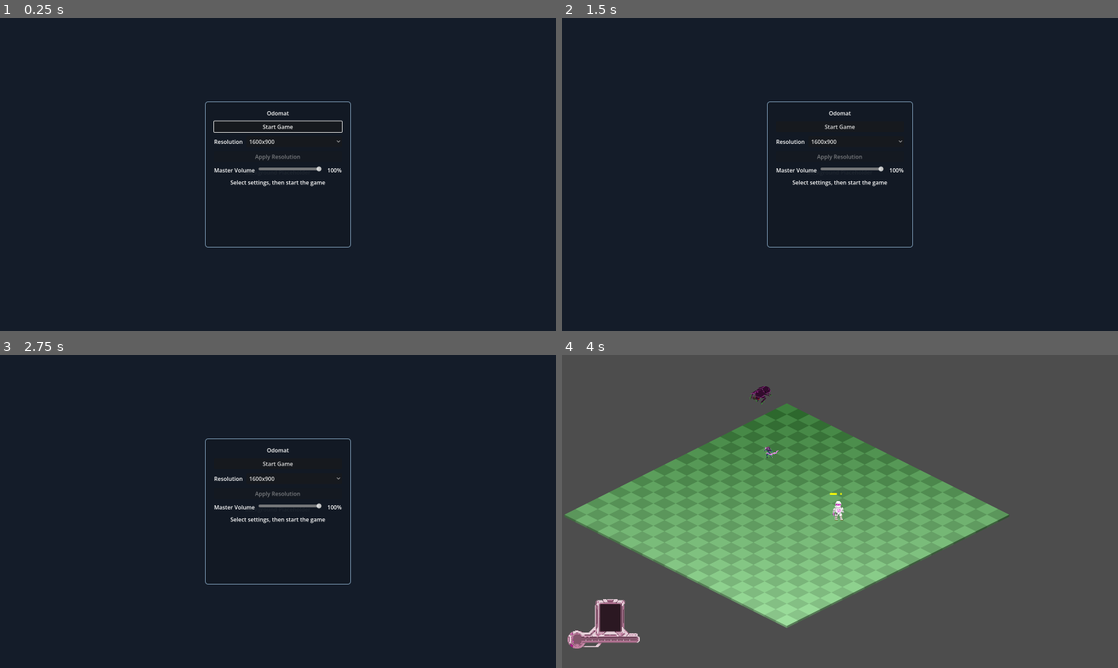
Above: before the commit, frames 1-4 (two rows, left to right).
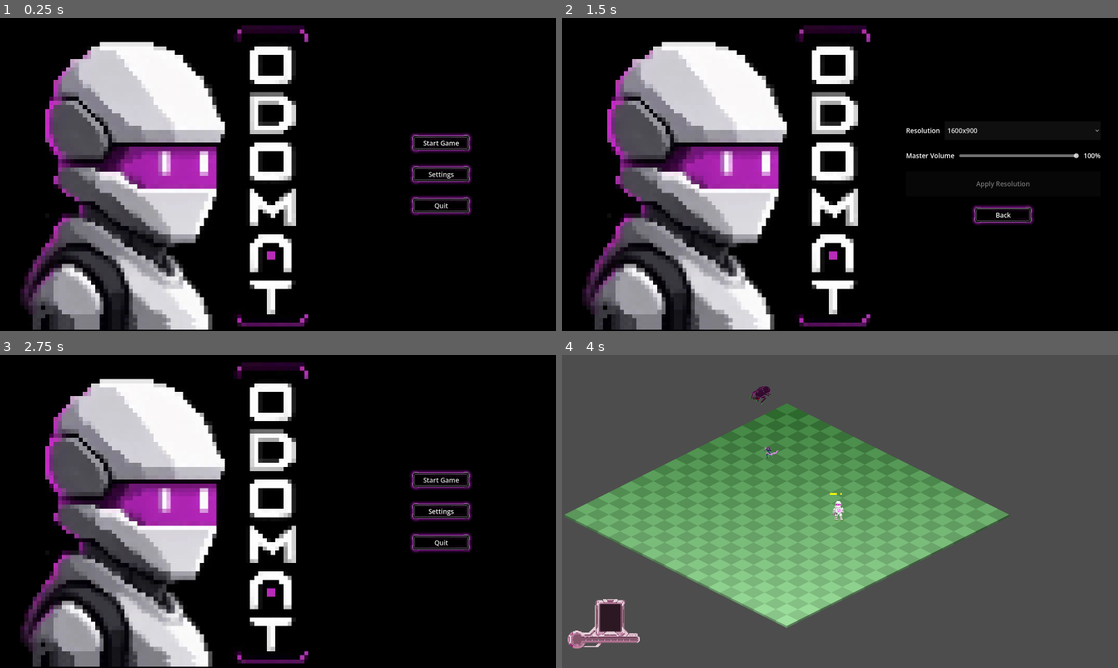
Above: after the commit, the same moments.

Repository: NoeRoberties/Odomat
Game: Godot game, scene res://Scenes/UI/MainMenu/MainMenu.tscn
Same seed, same stepped clock (60 frames per second), same inputs: the game is played once before the commit and once after it.
Inputs (mouse positions are in pixels of both pictures, inside the frame that each line leads up to):
- Up to frame 1 (0.25 s): no input
- Up to frame 2 (1.5 s): click (856, 143) at 0.5 s, where only the run before the commit has a clickable "1600x900"; click (1001, 174) at 1.25 s, where only the run after the commit has a clickable "Settings"
- Up to frame 3 (2.75 s): click (439, 552) at 2 s, where only the run after the commit has a clickable "Back"
- Up to frame 4 (4 s): click "Start Game" at 2.75 s; tap Enter at 3.5 s; move the mouse to (962, 495) at 3.52 s; hold D (move_right) from 3.53 s (still down); hold Shift (dash) from 3.53 s (still down)

The runs differ from the first frame. In frame 1, 97% of the frame differs, in the area x 0-100%, y 0-100%; in frame 2, 97%; in frame 3, 97%; in frame 4, nothing differs.

Commit message:
[ADD] working main menu + [ADD] sprites for main menu the main menu permit to start the game edit the settings (resolution, volume) and quit the game

Diff:
--- a/godot-project/odomat/Scenes/UI/InGameMenu/InGameMenu.tscn
+++ b/godot-project/odomat/Scenes/UI/InGameMenu/InGameMenu.tscn
@@ -100,6 +100,11 @@
 custom_minimum_size = Vector2(48, 0)
 horizontal_alignment = 2
 
+[node name="EscapeGameButton" type="Button" parent="CenterContainer/PanelContainer/MarginContainer/VBoxContainer"]
+unique_name_in_owner = true
+layout_mode = 2
+text = "Escape Game"
+
 [node name="Hint" type="Label" parent="CenterContainer/PanelContainer/MarginContainer/VBoxContainer"]
 layout_mode = 2
 text = "Press Esc to close"
@@ -108,3 +113,4 @@
 [connection signal="item_selected" from="CenterContainer/PanelContainer/MarginContainer/VBoxContainer/ResolutionRow/ResolutionSelector" to="." method="_on_resolution_selector_item_selected"]
 [connection signal="pressed" from="CenterContainer/PanelContainer/MarginContainer/VBoxContainer/ApplyResolutionButton" to="." method="_on_apply_resolution_button_pressed"]
 [connection signal="value_changed" from="CenterContainer/PanelContainer/MarginContainer/VBoxContainer/VolumeRow/VolumeSlider" to="." method="_on_volume_slider_value_changed"]
+[connection signal="pressed" from="CenterContainer/PanelContainer/MarginContainer/VBoxContainer/EscapeGameButton" to="." method="_on_escape_game_button_pressed"]
--- a/godot-project/odomat/Scenes/UI/MainMenu/MainMenu.tscn
+++ b/godot-project/odomat/Scenes/UI/MainMenu/MainMenu.tscn
@@ -1,128 +1,135 @@
-[gd_scene format=3]
+[gd_scene format=3 uid="uid://vm2c1gq655iw"]
 
-[ext_resource type="Script" path="res://Scripts/UI/MainMenu/main_menu.gd" id="1_h2k81"]
+[ext_resource type="Script" uid="uid://dydbtwpr6lfvj" path="res://Scripts/UI/MainMenu/main_menu.gd" id="1_h2k81"]
+[ext_resource type="Texture2D" uid="uid://bl4vcs2a2m2iy" path="res://Assets/HUD_UI/Wallpaper_black_HD.png" id="2_7rqq1"]
+[ext_resource type="Texture2D" uid="uid://b2aegowjc3v0g" path="res://Assets/HUD_UI/main_menu_button_neon.png" id="3_ehq06"]
 
-[sub_resource type="StyleBoxFlat" id="StyleBoxFlat_panel"]
-bg_color = Color(0.07, 0.1, 0.14, 0.95)
-
-border_width_left = 2
-border_width_top = 2
-border_width_right = 2
-border_width_bottom = 2
-border_color = Color(0.45, 0.56, 0.66, 1)
-corner_radius_top_left = 8
-corner_radius_top_right = 8
-corner_radius_bottom_right = 8
-corner_radius_bottom_left = 8
-
-[node name="MainMenu" type="CanvasLayer"]
+[node name="MainMenu" type="CanvasLayer" unique_id=24892261]
 process_mode = 3
 script = ExtResource("1_h2k81")
 
-[node name="Background" type="ColorRect" parent="."]
-anchors_preset = 15
+[node name="TextureRect" type="TextureRect" parent="." unique_id=1434736403]
+offset_right = 40.0
+offset_bottom = 40.0
+scale = Vector2(0.83, 0.83)
+texture = ExtResource("2_7rqq1")
+
+[node name="MainVBoxContainer" type="VBoxContainer" parent="." unique_id=1728207783]
+unique_name_in_owner = true
+anchors_preset = 11
+anchor_left = 1.0
 anchor_right = 1.0
 anchor_bottom = 1.0
-grow_horizontal = 2
+offset_left = -600.0
+offset_top = 3.0
+offset_right = -30.0
+offset_bottom = 3.0
+grow_horizontal = 0
 grow_vertical = 2
-color = Color(0.08, 0.11, 0.16, 1)
+theme_override_constants/separation = 20
+alignment = 1
 
-[node name="BackgroundPlaceholder" type="Label" parent="Background"]
-anchors_preset = 8
-anchor_left = 0.5
-anchor_top = 0.5
-anchor_right = 0.5
-anchor_bottom = 0.5
-offset_left = -160.0
-offset_top = -18.0
-offset_right = 160.0
-offset_bottom = 18.0
-grow_horizontal = 2
-grow_vertical = 2
-text = "Background Placeholder"
-horizontal_alignment = 1
-
-[node name="CenterContainer" type="CenterContainer" parent="."]
-anchors_preset = 15
-anchor_right = 1.0
-anchor_bottom = 1.0
-grow_horizontal = 2
-grow_vertical = 2
-
-[node name="PanelContainer" type="PanelContainer" parent="CenterContainer"]
-custom_minimum_size = Vector2(420, 420)
-layout_mode = 2
-theme_override_styles/panel = SubResource("StyleBoxFlat_panel")
-
-[node name="MarginContainer" type="MarginContainer" parent="CenterContainer/PanelContainer"]
-layout_mode = 2
-theme_override_constants/margin_left = 24
-theme_override_constants/margin_top = 20
-theme_override_constants/margin_right = 24
-theme_override_constants/margin_bottom = 20
-
-[node name="VBoxContainer" type="VBoxContainer" parent="CenterContainer/PanelContainer/MarginContainer"]
-layout_mode = 2
-theme_override_constants/separation = 12
-
-[node name="Title" type="Label" parent="CenterContainer/PanelContainer/MarginContainer/VBoxContainer"]
-layout_mode = 2
-text = "Odomat"
-horizontal_alignment = 1
-
-[node name="StartGameButton" type="Button" parent="CenterContainer/PanelContainer/MarginContainer/VBoxContainer"]
+[node name="StartGameButton" type="Button" parent="MainVBoxContainer" unique_id=1062637175]
 unique_name_in_owner = true
 layout_mode = 2
 text = "Start Game"
+icon = ExtResource("3_ehq06")
+flat = true
+clip_text = true
+icon_alignment = 1
+expand_icon = true
 
-[node name="ResolutionRow" type="HBoxContainer" parent="CenterContainer/PanelContainer/MarginContainer/VBoxContainer"]
+[node name="SettingsButton" type="Button" parent="MainVBoxContainer" unique_id=1062637176]
+unique_name_in_owner = true
+layout_mode = 2
+text = "Settings"
+icon = ExtResource("3_ehq06")
+flat = true
+clip_text = true
+icon_alignment = 1
+expand_icon = true
+
+[node name="QuitButton" type="Button" parent="MainVBoxContainer" unique_id=1062637177]
+unique_name_in_owner = true
+layout_mode = 2
+text = "Quit"
+icon = ExtResource("3_ehq06")
+flat = true
+clip_text = true
+icon_alignment = 1
+expand_icon = true
+
+[node name="SettingVBoxContainer" type="VBoxContainer" parent="." unique_id=2001513724]
+unique_name_in_owner = true
+visible = false
+anchors_preset = 11
+anchor_left = 1.0
+anchor_right = 1.0
+anchor_bottom = 1.0
+offset_left = -600.0
+offset_right = -30.0
+grow_horizontal = 0
+grow_vertical = 2
+theme_override_constants/separation = 20
+alignment = 1
+
+[node name="ResolutionRow" type="HBoxContainer" parent="SettingVBoxContainer" unique_id=1873603549]
+unique_name_in_owner = true
 layout_mode = 2
 theme_override_constants/separation = 10
 
-[node name="ResolutionLabel" type="Label" parent="CenterContainer/PanelContainer/MarginContainer/VBoxContainer/ResolutionRow"]
+[node name="ResolutionLabel" type="Label" parent="SettingVBoxContainer/ResolutionRow" unique_id=1902248284]
+unique_name_in_owner = true
 layout_mode = 2
 text = "Resolution"
 
-[node name="ResolutionSelector" type="OptionButton" parent="CenterContainer/PanelContainer/MarginContainer/VBoxContainer/ResolutionRow"]
+[node name="ResolutionSelector" type="OptionButton" parent="SettingVBoxContainer/ResolutionRow" unique_id=47365865]
 unique_name_in_owner = true
 layout_mode = 2
 size_flags_horizontal = 3
 
-[node name="ApplyResolutionButton" type="Button" parent="CenterContainer/PanelContainer/MarginContainer/VBoxContainer"]
+[node name="VolumeRow" type="HBoxContainer" parent="SettingVBoxContainer" unique_id=1205930323]
+unique_name_in_owner = true
+layout_mode = 2
+theme_override_constants/separation = 10
+
+[node name="VolumeLabel" type="Label" parent="SettingVBoxContainer/VolumeRow" unique_id=1596164941]
+unique_name_in_owner = true
+layout_mode = 2
+text = "Master Volume"
+
+[node name="VolumeSlider" type="HSlider" parent="SettingVBoxContainer/VolumeRow" unique_id=819721830]
+unique_name_in_owner = true
+layout_mode = 2
+size_flags_horizontal = 3
+value = 100.0
+
+[node name="VolumeValueLabel" type="Label" parent="SettingVBoxContainer/VolumeRow" unique_id=767953072]
+unique_name_in_owner = true
+custom_minimum_size = Vector2(48, 0)
+layout_mode = 2
+text = "100%"
+horizontal_alignment = 2
+
+[node name="ApplyResolutionButton" type="Button" parent="SettingVBoxContainer" unique_id=652907887]
 unique_name_in_owner = true
 layout_mode = 2
 text = "Apply Resolution"
 
-[node name="VolumeRow" type="HBoxContainer" parent="CenterContainer/PanelContainer/MarginContainer/VBoxContainer"]
-layout_mode = 2
-theme_override_constants/separation = 10
-
-[node name="VolumeLabel" type="Label" parent="CenterContainer/PanelContainer/MarginContainer/VBoxContainer/VolumeRow"]
-layout_mode = 2
-text = "Master Volume"
-
-[node name="VolumeSlider" type="HSlider" parent="CenterContainer/PanelContainer/MarginContainer/VBoxContainer/VolumeRow"]
+[node name="BackButton" type="Button" parent="SettingVBoxContainer" unique_id=1062637178]
 unique_name_in_owner = true
 layout_mode = 2
-size_flags_horizontal = 3
-min_value = 0.0
-max_value = 100.0
-step = 1.0
-value = 100.0
+text = "Back"
+icon = ExtResource("3_ehq06")
+flat = true
+clip_text = true
+icon_alignment = 1
+expand_icon = true
 
-[node name="VolumeValueLabel" type="Label" parent="CenterContainer/PanelContainer/MarginContainer/VBoxContainer/VolumeRow"]
-unique_name_in_owner = true
-layout_mode = 2
-text = "100%"
-custom_minimum_size = Vector2(48, 0)
-horizontal_alignment = 2
-
-[node name="Hint" type="Label" parent="CenterContainer/PanelContainer/MarginContainer/VBoxContainer"]
-layout_mode = 2
-text = "Select settings, then start the game"
-horizontal_alignment = 1
-
-[connection signal="pressed" from="CenterContainer/PanelContainer/MarginContainer/VBoxContainer/StartGameButton" to="." method="_on_start_game_button_pressed"]
-[connection signal="item_selected" from="CenterContainer/PanelContainer/MarginContainer/VBoxContainer/ResolutionRow/ResolutionSelector" to="." method="_on_resolution_selector_item_selected"]
-[connection signal="pressed" from="CenterContainer/PanelContainer/MarginContainer/VBoxContainer/ApplyResolutionButton" to="." method="_on_apply_resolution_button_pressed"]
-[connection signal="value_changed" from="CenterContainer/PanelContainer/MarginContainer/VBoxContainer/VolumeRow/VolumeSlider" to="." method="_on_volume_slider_value_changed"]
+[connection signal="pressed" from="MainVBoxContainer/StartGameButton" to="." method="_on_start_game_button_pressed"]
+[connection signal="pressed" from="MainVBoxContainer/SettingsButton" to="." method="_on_settings_button_pressed"]
+[connection signal="pressed" from="MainVBoxContainer/QuitButton" to="." method="_on_quit_button_pressed"]
+[connection signal="item_selected" from="SettingVBoxContainer/ResolutionRow/ResolutionSelector" to="." method="_on_resolution_selector_item_selected"]
+[connection signal="value_changed" from="SettingVBoxContainer/VolumeRow/VolumeSlider" to="." method="_on_volume_slider_value_changed"]
+[connection signal="pressed" from="SettingVBoxContainer/ApplyResolutionButton" to="." method="_on_apply_resolution_button_pressed"]
+[connection signal="pressed" from="SettingVBoxContainer/BackButton" to="." method="_on_back_button_pressed"]
--- a/godot-project/odomat/Scripts/UI/InGameMenu/in_game_menu.gd
+++ b/godot-project/odomat/Scripts/UI/InGameMenu/in_game_menu.gd
@@ -1,5 +1,6 @@
 extends CanvasLayer
 
+const MAIN_MENU_SCENE_PATH := "res://Scenes/UI/MainMenu/MainMenu.tscn"
 const SUPPORTED_RESOLUTIONS: Array[Vector2i] = [
 	Vector2i(1280, 720),
 	Vector2i(1366, 768),
@@ -101,5 +102,6 @@
 	_volume_value_label.text = "%d%%" % int(round(clamped_value))
 
 
-func _on_button_two_pressed() -> void:
-	pass
+func _on_escape_game_button_pressed() -> void:
+	GameState.current_state = GameState.GameState.MENU
+	get_tree().change_scene_to_file(MAIN_MENU_SCENE_PATH)
--- a/godot-project/odomat/Scripts/UI/MainMenu/main_menu.gd
+++ b/godot-project/odomat/Scripts/UI/MainMenu/main_menu.gd
@@ -8,11 +8,21 @@
 	Vector2i(1920, 1080),
 ]
 
+@onready var _texture_rect: TextureRect = $TextureRect
 @onready var _start_button: Button = %StartGameButton
+@onready var _settings_button: Button = %SettingsButton
+@onready var _quit_button: Button = %QuitButton
+@onready var _back_button: Button = %BackButton
 @onready var _resolution_selector: OptionButton = %ResolutionSelector
 @onready var _apply_button: Button = %ApplyResolutionButton
 @onready var _volume_slider: HSlider = %VolumeSlider
 @onready var _volume_value_label: Label = %VolumeValueLabel
+@onready var _main_vbox: VBoxContainer = %MainVBoxContainer
+@onready var _settings_vbox: VBoxContainer = %SettingVBoxContainer
+@onready var _resolution_label: Label = %ResolutionLabel
+@onready var _volume_label: Label = %VolumeLabel
+@onready var _resolution_row: HBoxContainer = %ResolutionRow
+@onready var _volume_row: HBoxContainer = %VolumeRow
 
 var _pending_resolution: Vector2i
 var _master_bus_index: int = 0
@@ -26,6 +36,21 @@
 	_pending_resolution = SUPPORTED_RESOLUTIONS[_resolution_selector.selected]
 	_update_apply_button_state()
 	_sync_volume_ui()
+
+	# Disable the default white focus outlines on buttons and inputs
+	var empty_stylebox := StyleBoxEmpty.new()
+	var focus_nodes: Array[Control] = [
+		_start_button, _settings_button, _quit_button, _back_button, _apply_button,
+		_resolution_selector, _volume_slider
+	]
+	for node in focus_nodes:
+		node.add_theme_stylebox_override("focus", empty_stylebox)
+
+	get_viewport().size_changed.connect(_update_layouts)
+	_update_layouts()
+
+	_main_vbox.show()
+	_settings_vbox.hide()
 	_start_button.grab_focus()
 
 
@@ -69,6 +94,7 @@
 
 	ProjectSettings.set_setting("display/window/size/viewport_width", resolution.x)
 	ProjectSettings.set_setting("display/window/size/viewport_height", resolution.y)
+	_update_layouts()
 
 
 func _on_start_game_button_pressed() -> void:
@@ -93,3 +119,87 @@
 	var volume_db := remap(clamped_value, 0.0, 100.0, -80.0, 0.0)
 	AudioServer.set_bus_volume_db(_master_bus_index, volume_db)
 	_volume_value_label.text = "%d%%" % int(round(clamped_value))
+
+
+func _on_settings_button_pressed() -> void:
+	_main_vbox.hide()
+	_settings_vbox.show()
+	_back_button.grab_focus()
+
+
+func _on_quit_button_pressed() -> void:
+	get_tree().quit()
+
+
+func _on_back_button_pressed() -> void:
+	_settings_vbox.hide()
+	_main_vbox.show()
+	_settings_button.grab_focus()
+
+
+func _update_layouts() -> void:
+	var viewport_size := get_viewport().get_visible_rect().size
+
+	# 1. Adapt background texture to cover the full viewport keeping aspect ratio
+	_texture_rect.expand_mode = TextureRect.EXPAND_IGNORE_SIZE
+	_texture_rect.stretch_mode = TextureRect.STRETCH_KEEP_ASPECT_COVERED
+	_texture_rect.position = Vector2.ZERO
+	_texture_rect.scale = Vector2.ONE
+	_texture_rect.size = viewport_size
+
+	# 2. Position and size main containers based on the new viewport size
+	# Width: 35% of the viewport width, clamped to a reasonable range [400, 600]
+	var container_width := clampf(viewport_size.x * 0.35, 400.0, 600.0)
+	var container_height := viewport_size.y * 0.8
+
+	# Place the containers on the right with a margin of 50 pixels
+	var container_x := viewport_size.x - container_width - 50.0
+	var container_y := (viewport_size.y - container_height) / 2.0
+
+	_main_vbox.position = Vector2(container_x, container_y)
+	_main_vbox.size = Vector2(container_width, container_height)
+
+	_settings_vbox.position = Vector2(container_x, container_y)
+	_settings_vbox.size = Vector2(container_width, container_height)
+
+	# 3. Scale UI elements to fit the viewport height
+	var button_height := clampf(viewport_size.y * 0.08, 45.0, 75.0)
+	var neon_button_width := button_height * 2.882
+	var input_height := clampf(viewport_size.y * 0.06, 35.0, 55.0)
+	var font_size := clampi(int(viewport_size.y * 0.022), 14, 22)
+	var container_separation := clampi(int(viewport_size.y * 0.02), 12, 24)
+	var row_separation := clampi(int(viewport_size.y * 0.015), 8, 16)
+
+	# Override button sizes and horizontal alignment to match visible textures exactly
+	_start_button.custom_minimum_size = Vector2(neon_button_width, button_height)
+	_start_button.size_flags_horizontal = Control.SIZE_SHRINK_CENTER
+
+	_settings_button.custom_minimum_size = Vector2(neon_button_width, button_height)
+	_settings_button.size_flags_horizontal = Control.SIZE_SHRINK_CENTER
+
+	_quit_button.custom_minimum_size = Vector2(neon_button_width, button_height)
+	_quit_button.size_flags_horizontal = Control.SIZE_SHRINK_CENTER
+
+	_back_button.custom_minimum_size = Vector2(neon_button_width, button_height)
+	_back_button.size_flags_horizontal = Control.SIZE_SHRINK_CENTER
+
+	_apply_button.custom_minimum_size = Vector2(0, button_height)
+	_apply_button.size_flags_horizontal = Control.SIZE_FILL
+
+	# Override input selector and slider sizes
+	_resolution_selector.custom_minimum_size = Vector2(0, input_height)
+	_volume_slider.custom_minimum_size = Vector2(0, input_height)
+
+	# Override font sizes
+	var controls_to_scale: Array[Control] = [
+		_start_button, _settings_button, _quit_button, _back_button, _apply_button,
+		_resolution_label, _volume_label, _volume_value_label, _resolution_selector
+	]
+	for control in controls_to_scale:
+		control.add_theme_font_size_override("font_size", font_size)
+
+	# Override separations
+	_main_vbox.add_theme_constant_override("separation", container_separation)
+	_settings_vbox.add_theme_constant_override("separation", container_separation)
+	_resolution_row.add_theme_constant_override("separation", row_separation)
+	_volume_row.add_theme_constant_override("separation", row_separation)
Binary file added: godot-project/odomat/Assets/HUD_UI/Wallpaper_black_HD.png
Binary file added: godot-project/odomat/Assets/HUD_UI/main_menu_button_neon.png
Not shown, added: godot-project/odomat/#useless#
